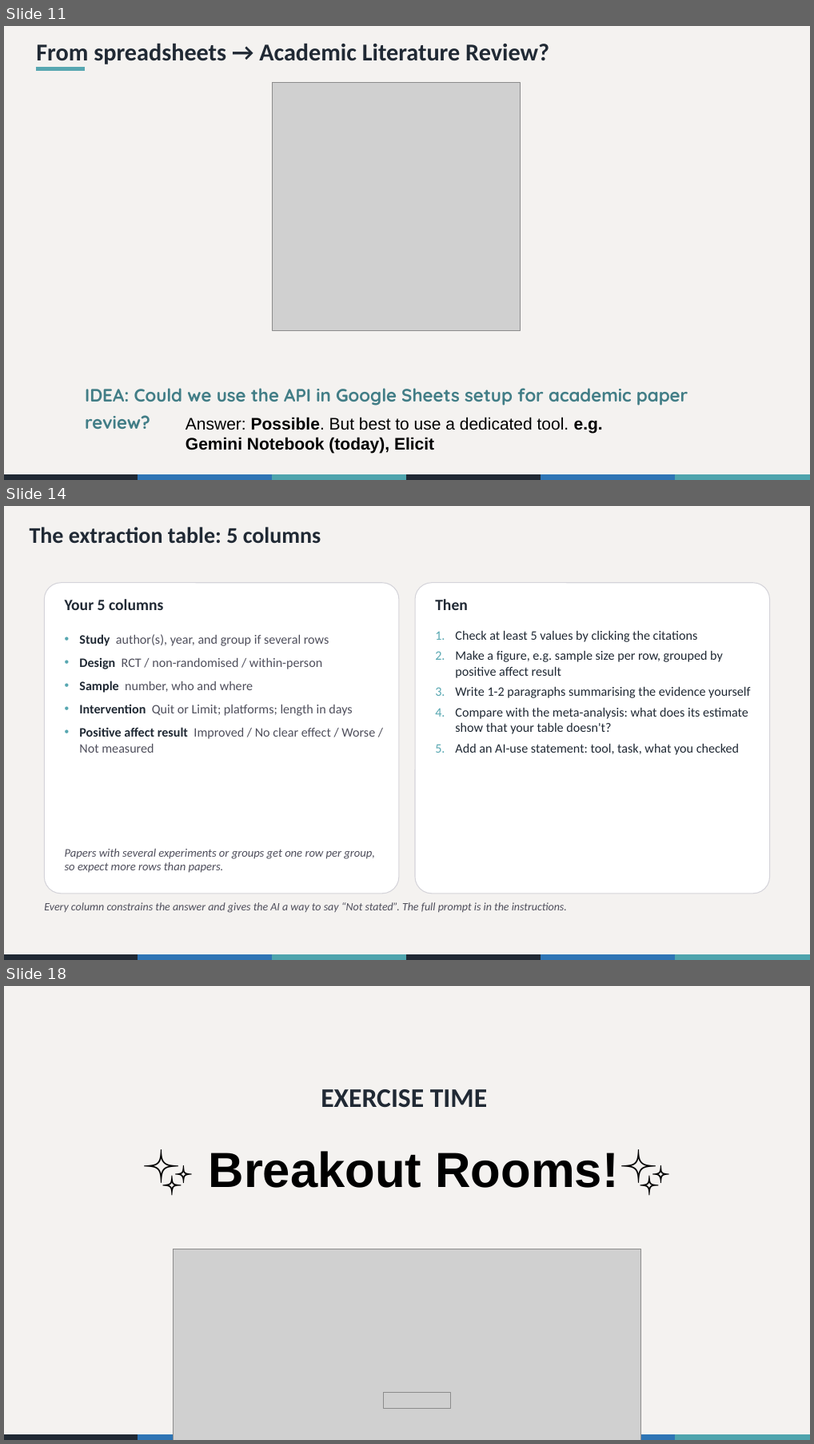
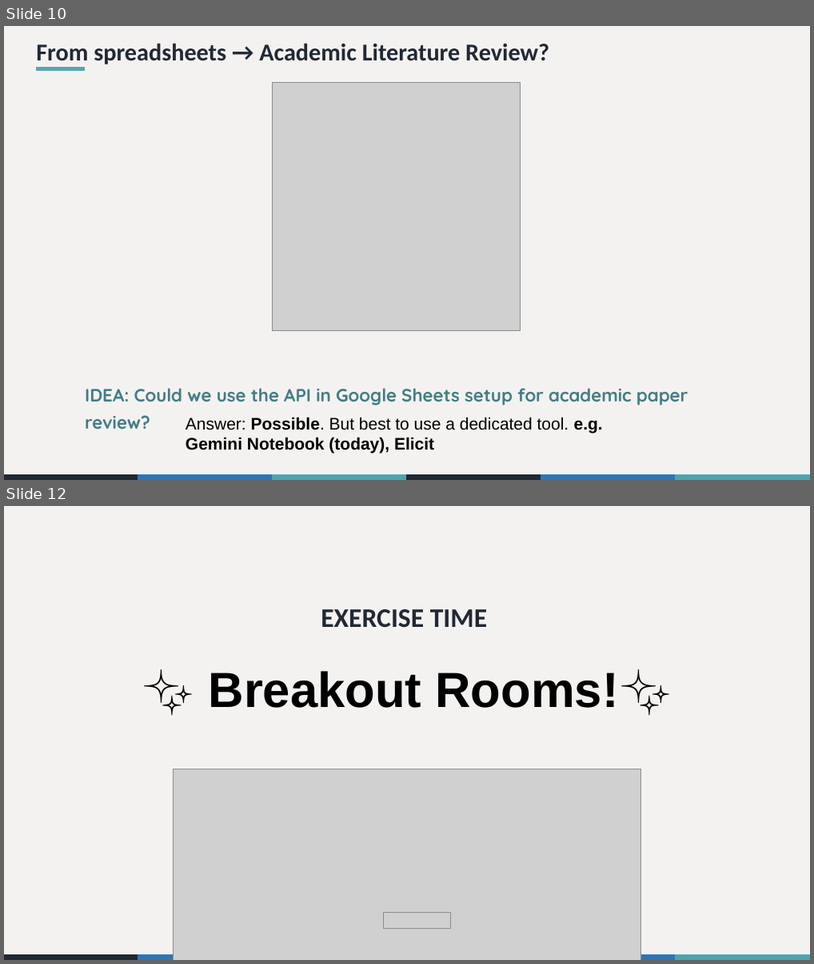
Before and after one commit to the-graph-courses/aiw_2026_t3_materials, a slide deck: week_03_workshop/aiw_workshop_03_slides.pptx. Shown one above the other, each under a label of ours: slides 11, 14 and 18 before the commit, slides 10 and 12 after it; the slides between them are not shown. The pictures are 814x1444 and 814x964 pixels, drawn with LibreOffice and Linux fonts; fonts in the diff are those of the drawing; grey boxes stand for pictures. Boxes give left, top, right and bottom in pixels: in the first picture for what was removed or moved away, otherwise in the second. Text is boxed around its words. In the diff, an @@ line names an element or a change of style, - is before the commit and + after.

```diff
--- a/week_03_workshop/aiw_workshop_03_slides.pptx
+++ b/week_03_workshop/aiw_workshop_03_slides.pptx
@@ slide 14 removed at [4, 506, 810, 960], background #F4F2F0; not listed: 6 template elements that a slide beside it also shows @@
@@ text removed at [30, 527, 322, 543] @@
-The extraction table: 5 columns
@@ rounded rectangle removed at [44, 583, 399, 893] @@
@@ text removed at [65, 599, 163, 610] @@
-Your 5 columns
@@ rounded rectangle removed at [415, 583, 770, 893] @@
@@ text removed at [435, 599, 468, 610] @@
-Then
@@ text removed at [79, 634, 375, 752] @@
-• Study author(s), year, and group if several rows
-• Design RCT / non-randomised / within-person
-• Sample number, who and where
-• Intervention Quit or Limit; platforms; length in days
-• Positive affect result Improved / No clear effect / Worse / Not measured
@@ text removed at [455, 630, 750, 755] @@
-1. Check at least 5 values by clicking the citations
-2. Make a figure, e.g. sample size per row, grouped by positive affect result
-3. Write 1-2 paragraphs summarising the evidence yourself
-4. Compare with the meta-analysis: what does its estimate show that your table doesn't?
-5. Add an AI-use statement: tool, task, what you checked
@@ text removed at [65, 848, 375, 872] @@
-Papers with several experiments or groups get one row per group, so expect more rows than papers.
@@ text removed at [44, 902, 567, 912] @@
-Every column constrains the answer and gives the AI a way to say “Not stated”. The full prompt is in the instructions.
@@ what was slide 11 is now slide 10 @@
@@ what was slide 18 is now slide 12 @@
```
Also in this commit, not shown: 5 slides changed, 1 slide added, 6 other slides removed, 7 other files.
